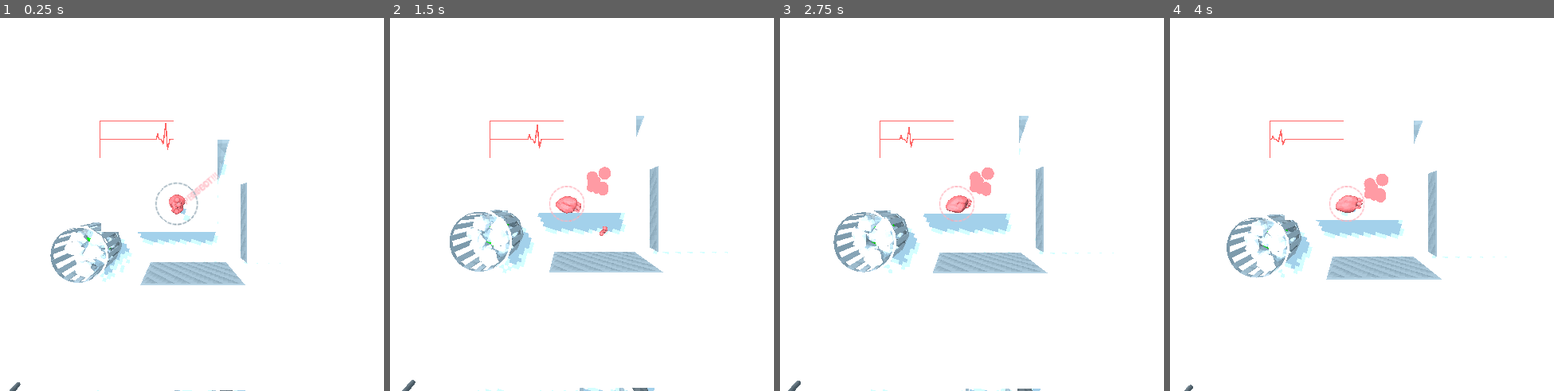
Above: before the commit, frames 1-4 (left to right).
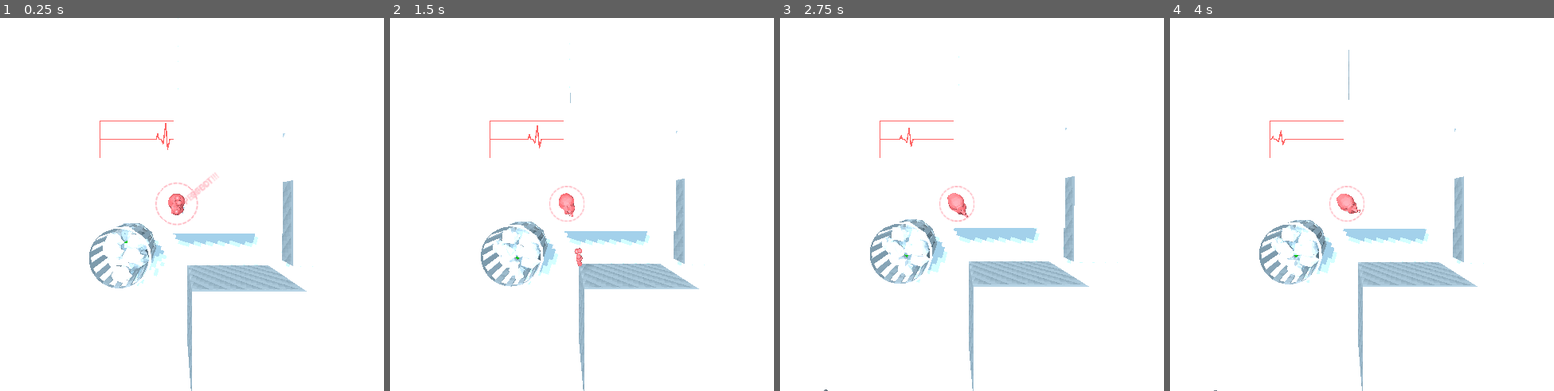
Above: after the commit, the same moments.

Repository: CaptainProton42/ldjam46
Game: Godot game, scene res://TestTopDown.tscn
The game is run twice, just before and just after one commit, with the same random seed, the same clock (stepped at 60 frames per second) and the same inputs.
Inputs (mouse positions are in pixels of both pictures, inside the frame that each line leads up to):
- Up to frame 1 (0.25 s): no input
- Up to frame 2 (1.5 s): tap Space (restart, bound only after the commit) at 0.5, 1.25 s; move the mouse to (708, 185) at 0.52 s; press the mouse at (708, 185) at 0.53 s; hold W (forward) 0.53-1.28 s; move the mouse to (439, 223) at 1.27 s; release the mouse at (439, 223) at 1.28 s; click (439, 223) at 1.35 s
- Up to frame 3 (2.75 s): tap Space (restart, bound only after the commit) at 2 s; move the mouse to (1021, 122) at 2.02 s; press the mouse at (1021, 122) at 2.03 s; hold W (forward) from 2.03 s (still down)
- Up to frame 4 (4 s): tap Space (restart, bound only after the commit) at 2.75, 3.5 s; move the mouse to (1315, 279) at 2.77 s; release the mouse at (1315, 279) at 2.78 s; click (1315, 279) at 2.85 s; move the mouse to (1538, 260) at 3.52 s; release W (forward) at 3.53 s; press the mouse at (1538, 260) at 3.53 s

The runs differ from the first frame. In frame 1, 6.6% of the frame differs, in the area x 2-82%, y 0-100%; in frame 2, 8.7%, in the area x 3-88%, y 6-100%; in frame 3, 8.2%; in frame 4, 7.3%.

Commit message:
Added death screen and basic level flow.

Diff:
--- a/TestTopDown.tscn
+++ b/TestTopDown.tscn
@@ -12,6 +12,8 @@
 [ext_resource path="res://TrafficLight.tscn" type="PackedScene" id=10]
 [ext_resource path="res://StopSign.tscn" type="PackedScene" id=11]
 [ext_resource path="res://Bench.tscn" type="PackedScene" id=12]
+[ext_resource path="res://TextAnnouncer.tscn" type="PackedScene" id=13]
+[ext_resource path="res://scripts/LevelFlow.gd" type="Script" id=14]
 
 [sub_resource type="BoxShape" id=1]
 
@@ -52,7 +54,7 @@
 script = ExtResource( 2 )
 
 [node name="Heart" parent="." instance=ExtResource( 3 )]
-transform = Transform( 1, 0, 0, 0, 1, 0, 0, 0, 1, -1.05983, 3.72809, -0.195002 )
+transform = Transform( 1, 0, 0, 0, 1, 0, 0, 0, 1, -2.01476, 3.13379, -0.195002 )
 
 [node name="w" type="StaticBody" parent="."]
 transform = Transform( 1, 0, 0, 0, 1, 0, 0, 0, 1, 1.67723, -0.15858, 0.276445 )
@@ -181,3 +183,10 @@
 
 [node name="Bench" parent="." instance=ExtResource( 12 )]
 transform = Transform( 1, 0, 0, 0, 1, 0, 0, 0, 1, 0, 0.0745362, 7.95631 )
+
+[node name="TextAnnouncer" parent="." instance=ExtResource( 13 )]
+
+[node name="LevelFlow" type="Node" parent="."]
+script = ExtResource( 14 )
+heart_path = NodePath("../Heart")
+text_announcer_path = NodePath("../TextAnnouncer")
--- a/TextAnnouncer.tscn
+++ b/TextAnnouncer.tscn
@@ -1,25 +1,247 @@
-[gd_scene load_steps=2 format=2]
+[gd_scene load_steps=9 format=2]
 
 [ext_resource path="res://textures/blob.png" type="Texture" id=1]
-
-[node name="Node2D" type="Node2D"]
+[ext_resource path="res://font/Roboto-Bold.ttf" type="DynamicFontData" id=2]
+[ext_resource path="res://textures/splatter.png" type="Texture" id=3]
+[ext_resource path="res://scripts/TextAnnouncer.gd" type="Script" id=4]
+
+[sub_resource type="DynamicFont" id=1]
+size = 200
+outline_size = 4
+font_data = ExtResource( 2 )
+
+[sub_resource type="DynamicFont" id=4]
+size = 60
+outline_size = 4
+font_data = ExtResource( 2 )
+
+[sub_resource type="Animation" id=2]
+resource_name = "display"
+length = 3.0
+step = 0.05
+tracks/0/type = "value"
+tracks/0/path = NodePath("Splatter:scale")
+tracks/0/interp = 1
+tracks/0/loop_wrap = true
+tracks/0/imported = false
+tracks/0/enabled = true
+tracks/0/keys = {
+"times": PoolRealArray( 0, 0.1, 0.25 ),
+"transitions": PoolRealArray( 1, 1, 1 ),
+"update": 0,
+"values": [ Vector2( 0, 0 ), Vector2( 0, 0 ), Vector2( 0.378507, 0.378507 ) ]
+}
+tracks/1/type = "value"
+tracks/1/path = NodePath("Sprite:scale")
+tracks/1/interp = 1
+tracks/1/loop_wrap = true
+tracks/1/imported = false
+tracks/1/enabled = true
+tracks/1/keys = {
+"times": PoolRealArray( 0, 0.25, 1.9 ),
+"transitions": PoolRealArray( 1, 1, 1 ),
+"update": 0,
+"values": [ Vector2( 0, 0 ), Vector2( 0, 0 ), Vector2( 0.13115, 0.13115 ) ]
+}
+tracks/2/type = "value"
+tracks/2/path = NodePath("Sprite2:scale")
+tracks/2/interp = 1
+tracks/2/loop_wrap = true
+tracks/2/imported = false
+tracks/2/enabled = true
+tracks/2/keys = {
+"times": PoolRealArray( 0, 0.3, 1.3 ),
+"transitions": PoolRealArray( 1, 1, 1 ),
+"update": 0,
+"values": [ Vector2( 0, 0 ), Vector2( 0, 0 ), Vector2( 0.105312, 0.105312 ) ]
+}
+tracks/3/type = "value"
+tracks/3/path = NodePath("Sprite3:scale")
+tracks/3/interp = 1
+tracks/3/loop_wrap = true
+tracks/3/imported = false
+tracks/3/enabled = true
+tracks/3/keys = {
+"times": PoolRealArray( 0, 0.4, 1.5 ),
+"transitions": PoolRealArray( 1, 1, 1 ),
+"update": 0,
+"values": [ Vector2( 0, 0 ), Vector2( 0, 0 ), Vector2( 0.0793491, 0.0793491 ) ]
+}
+tracks/4/type = "value"
+tracks/4/path = NodePath("Sprite4:scale")
+tracks/4/interp = 1
+tracks/4/loop_wrap = true
+tracks/4/imported = false
+tracks/4/enabled = true
+tracks/4/keys = {
+"times": PoolRealArray( 0, 0.7, 2.6 ),
+"transitions": PoolRealArray( 1, 1, 1 ),
+"update": 0,
+"values": [ Vector2( 0, 0 ), Vector2( 0, 0 ), Vector2( 0.127022, 0.126555 ) ]
+}
+tracks/5/type = "value"
+tracks/5/path = NodePath("Sprite5:scale")
+tracks/5/interp = 1
+tracks/5/loop_wrap = true
+tracks/5/imported = false
+tracks/5/enabled = true
+tracks/5/keys = {
+"times": PoolRealArray( 0, 0.9, 2 ),
+"transitions": PoolRealArray( 1, 1, 1 ),
+"update": 0,
+"values": [ Vector2( 0, 0 ), Vector2( 0, 0 ), Vector2( 0.13375, 0.133258 ) ]
+}
+tracks/6/type = "value"
+tracks/6/path = NodePath("Sprite6:scale")
+tracks/6/interp = 1
+tracks/6/loop_wrap = true
+tracks/6/imported = false
+tracks/6/enabled = true
+tracks/6/keys = {
+"times": PoolRealArray( 0, 1.2, 3 ),
+"transitions": PoolRealArray( 1, 1, 1 ),
+"update": 0,
+"values": [ Vector2( 0, 0 ), Vector2( 0, 0 ), Vector2( 0.106063, 0.105673 ) ]
+}
+tracks/7/type = "value"
+tracks/7/path = NodePath("Label:rect_scale")
+tracks/7/interp = 1
+tracks/7/loop_wrap = true
+tracks/7/imported = false
+tracks/7/enabled = true
+tracks/7/keys = {
+"times": PoolRealArray( 0, 0.1 ),
+"transitions": PoolRealArray( 1, 1 ),
+"update": 0,
+"values": [ Vector2( 0, 0 ), Vector2( 0.5, 0.5 ) ]
+}
+tracks/8/type = "value"
+tracks/8/path = NodePath("Label:rect_rotation")
+tracks/8/interp = 1
+tracks/8/loop_wrap = true
+tracks/8/imported = false
+tracks/8/enabled = true
+tracks/8/keys = {
+"times": PoolRealArray( 0, 0.1 ),
+"transitions": PoolRealArray( 1, 1 ),
+"update": 0,
+"values": [ -45.0, 0.0 ]
+}
+tracks/9/type = "value"
+tracks/9/path = NodePath(".:modulate")
+tracks/9/interp = 1
+tracks/9/loop_wrap = true
+tracks/9/imported = false
+tracks/9/enabled = true
+tracks/9/keys = {
+"times": PoolRealArray( 0 ),
+"transitions": PoolRealArray( 1 ),
+"update": 0,
+"values": [ Color( 1, 1, 1, 1 ) ]
+}
+tracks/10/type = "value"
+tracks/10/path = NodePath("Label2:rect_scale")
+tracks/10/interp = 1
+tracks/10/loop_wrap = true
+tracks/10/imported = false
+tracks/10/enabled = true
+tracks/10/keys = {
+"times": PoolRealArray( 0.15, 0.3 ),
+"transitions": PoolRealArray( 1, 1 ),
+"update": 0,
+"values": [ Vector2( 1e-05, 1e-05 ), Vector2( 0.5, 0.5 ) ]
+}
+
+[sub_resource type="Animation" id=3]
+resource_name = "fade"
+length = 0.5
+tracks/0/type = "value"
+tracks/0/path = NodePath(".:modulate")
+tracks/0/interp = 1
+tracks/0/loop_wrap = true
+tracks/0/imported = false
+tracks/0/enabled = true
+tracks/0/keys = {
+"times": PoolRealArray( 0, 0.5 ),
+"transitions": PoolRealArray( 1, 1 ),
+"update": 0,
+"values": [ Color( 1, 1, 1, 1 ), Color( 1, 1, 1, 0 ) ]
+}
+
+[node name="TextAnnouncer" type="Node2D"]
+self_modulate = Color( 1, 1, 1, 0 )
+script = ExtResource( 4 )
+
+[node name="Splatter" type="Sprite" parent="."]
+position = Vector2( 532.785, 294.134 )
+scale = Vector2( 1e-05, 1e-05 )
+texture = ExtResource( 3 )
 
 [node name="Sprite" type="Sprite" parent="."]
-position = Vector2( 268.001, 354.001 )
-scale = Vector2( 0.231685, 0.231685 )
+position = Vector2( 302.821, 318.407 )
+scale = Vector2( 1e-05, 1e-05 )
 texture = ExtResource( 1 )
 
 [node name="Sprite2" type="Sprite" parent="."]
-position = Vector2( 490.002, 189.001 )
-scale = Vector2( 0.293891, 0.293891 )
+position = Vector2( 628.509, 329.829 )
+scale = Vector2( 1e-05, 1e-05 )
 texture = ExtResource( 1 )
 
 [node name="Sprite3" type="Sprite" parent="."]
-position = Vector2( 762.003, 311.001 )
-scale = Vector2( 0.293891, 0.293891 )
+position = Vector2( 624.27, 362.071 )
+scale = Vector2( 1e-05, 1e-05 )
 texture = ExtResource( 1 )
 
 [node name="Sprite4" type="Sprite" parent="."]
 position = Vector2( 680.002, 371.001 )
-scale = Vector2( 0.232006, 0.231153 )
-texture = ExtResource( 1 )
+scale = Vector2( 1e-05, 1e-05 )
+texture = ExtResource( 1 )
+
+[node name="Sprite5" type="Sprite" parent="."]
+position = Vector2( 770.657, 235.752 )
+scale = Vector2( 1e-05, 1e-05 )
+texture = ExtResource( 1 )
+
+[node name="Sprite6" type="Sprite" parent="."]
+position = Vector2( 401.964, 200.252 )
+scale = Vector2( 1e-05, 1e-05 )
+texture = ExtResource( 1 )
+
+[node name="Label" type="Label" parent="."]
+margin_left = -156.575
+margin_top = 152.82
+margin_right = 1212.43
+margin_bottom = 387.82
+rect_rotation = -45.0
+rect_scale = Vector2( 1e-05, 1e-05 )
+rect_pivot_offset = Vector2( 694.932, 136.384 )
+custom_fonts/font = SubResource( 1 )
+custom_colors/font_color = Color( 1, 0.392157, 0.392157, 1 )
+custom_colors/font_outline_modulate = Color( 1, 1, 1, 1 )
+text = "Flatlined"
+align = 1
+valign = 1
+__meta__ = {
+"_edit_use_anchors_": false
+}
+
+[node name="Label2" type="Label" parent="."]
+margin_left = -149.0
+margin_top = 292.0
+margin_right = 1220.0
+margin_bottom = 363.0
+rect_scale = Vector2( 0.00119214, 0.00119214 )
+rect_pivot_offset = Vector2( 672.725, 57.9675 )
+custom_fonts/font = SubResource( 4 )
+custom_colors/font_color = Color( 1, 0.392157, 0.392157, 1 )
+custom_colors/font_outline_modulate = Color( 1, 1, 1, 1 )
+text = "Press [SPACE] to restart"
+align = 1
+valign = 1
+__meta__ = {
+"_edit_use_anchors_": false
+}
+
+[node name="AnimationPlayer" type="AnimationPlayer" parent="."]
+anims/display = SubResource( 2 )
+anims/fade = SubResource( 3 )
--- a/project.godot
+++ b/project.godot
@@ -40,6 +40,11 @@
 "events": [ Object(InputEventMouseButton,"resource_local_to_scene":false,"resource_name":"","device":0,"alt":false,"shi …(212 unchanged characters)…
  ]
 }
+restart={
+"deadzone": 0.5,
+"events": [ Object(InputEventKey,"resource_local_to_scene":false,"resource_name":"","device":0,"alt":false,"shift":false,"control":false,"meta":false,"command":false,"pressed":false,"scancode":32,"unicode":0,"echo":false,"script":null)
+ ]
+}
 
 [physics]
 
--- a/scripts/Heart.gd
+++ b/scripts/Heart.gd
@@ -64,8 +64,9 @@
 	emit_signal("entered_state", new_state)
 
 func _on_mouse_exited():
-	_enter_state(STATE.idle)
-	charge = 0.0
+	if state == STATE.charging:
+		_enter_state(STATE.idle)
+		charge = 0.0
 
 func _on_mouse_entered():
 	if Input.is_action_pressed("charge"):
@@ -123,7 +124,7 @@
 				var collision_pos = physics_state.get_contact_collider_position(0)
 				var collision_normal = physics_state.get_contact_local_normal(0)
 				var splatter = splatter_spawner.instance()
-				get_parent().add_child(splatter)
+				#get_parent().add_child(splatter)
 				splatter.look_at(collision_normal.rotated(Vector3(-1.0, 0.0, 0.0), 0.5*PI), Vector3(0.0, 1.0, 0.0))
 				splatter.translation = collision_pos + Vector3(0.0, 0.001, 0.0)
 				linear_damp = 0.8
--- a/scripts/HelpCircle.gd
+++ b/scripts/HelpCircle.gd
@@ -39,9 +39,15 @@
 		arrow.visible = true
 	else:
 		arrow.visible = false
+
 	if state == heart.STATE.idle or state == heart.STATE.charging:
 		dashed_circle.get_surface_material(0).set_shader_param("active", true)
 		charge_circle.get_surface_material(0).set_shader_param("active", true)
 	else:
 		dashed_circle.get_surface_material(0).set_shader_param("active", false)
 		charge_circle.get_surface_material(0).set_shader_param("active", false)
+
+	if state == heart.STATE.dead:
+		visible = false
+	else:
+		visible = true
--- /dev/null
+++ b/scripts/LevelFlow.gd
@@ -0,0 +1,20 @@
+extends Node
+
+export var heart_path : NodePath
+export var text_announcer_path : NodePath
+
+onready var heart = get_node(heart_path)
+onready var text_announcer = get_node(text_announcer_path)
+
+# Called when the node enters the scene tree for the first time.
+func _ready():
+	heart.connect("entered_state", self, "_on_heart_entered_state")
+
+func _input(event):
+	if heart.state == heart.STATE.dead:
+		if Input.is_action_just_pressed("restart"):
+			get_tree().reload_current_scene()
+
+func _on_heart_entered_state(state):
+	if state == heart.STATE.dead:
+		text_announcer.show_message("Flatlined", "press [SPACE] to restart")
--- /dev/null
+++ b/scripts/TextAnnouncer.gd
@@ -0,0 +1,14 @@
+extends Node2D
+
+onready var animation_player = get_node("AnimationPlayer")
+onready var label = get_node("Label")
+onready var label_submessage = get_node("Label2")
+
+func show_message(message, submessage = ""):
+	label.text = message
+	label_submessage.text = submessage
+	animation_player.play("display")
+
+
+func fade():
+	animation_player.play("fade")
Not shown: 1 places in TestTopDown.tscn that only renumber resources
Binary file added: textures/splatter.png
Not shown, added: textures/splatter.png.import
Binary file added: textures/tutorial_1.PNG
Not shown, added: textures/tutorial_1.PNG.import
Binary file added: textures/tutorial_2.PNG
Not shown, added: textures/tutorial_2.PNG.import
Binary file added: textures/tutorial_3.PNG
Not shown, added: textures/tutorial_3.PNG.import
Binary file added: textures/tutorial_4.PNG
Not shown, added: textures/tutorial_4.PNG.import
Not shown, changed: export/jamtest.exe
(and 2 more such lines)
